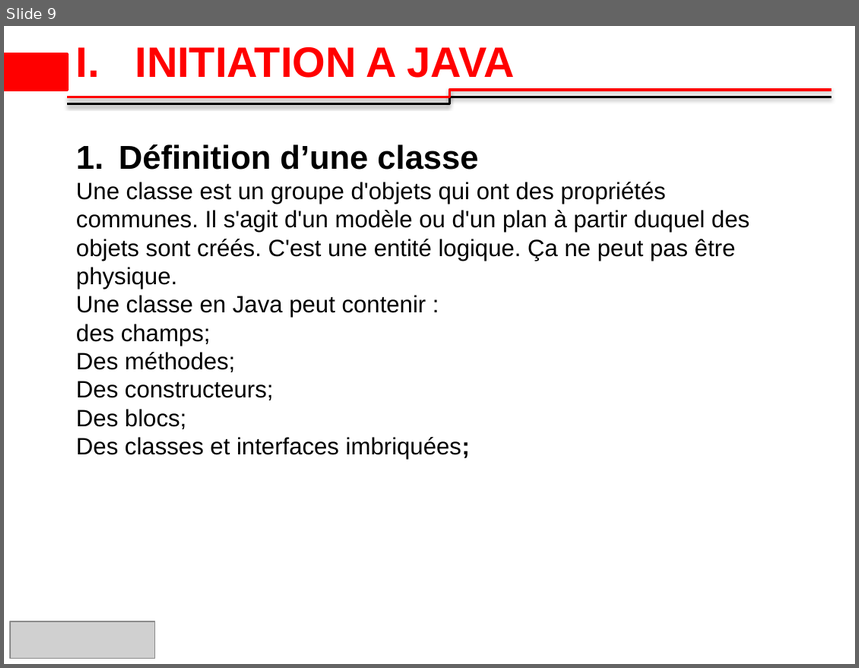
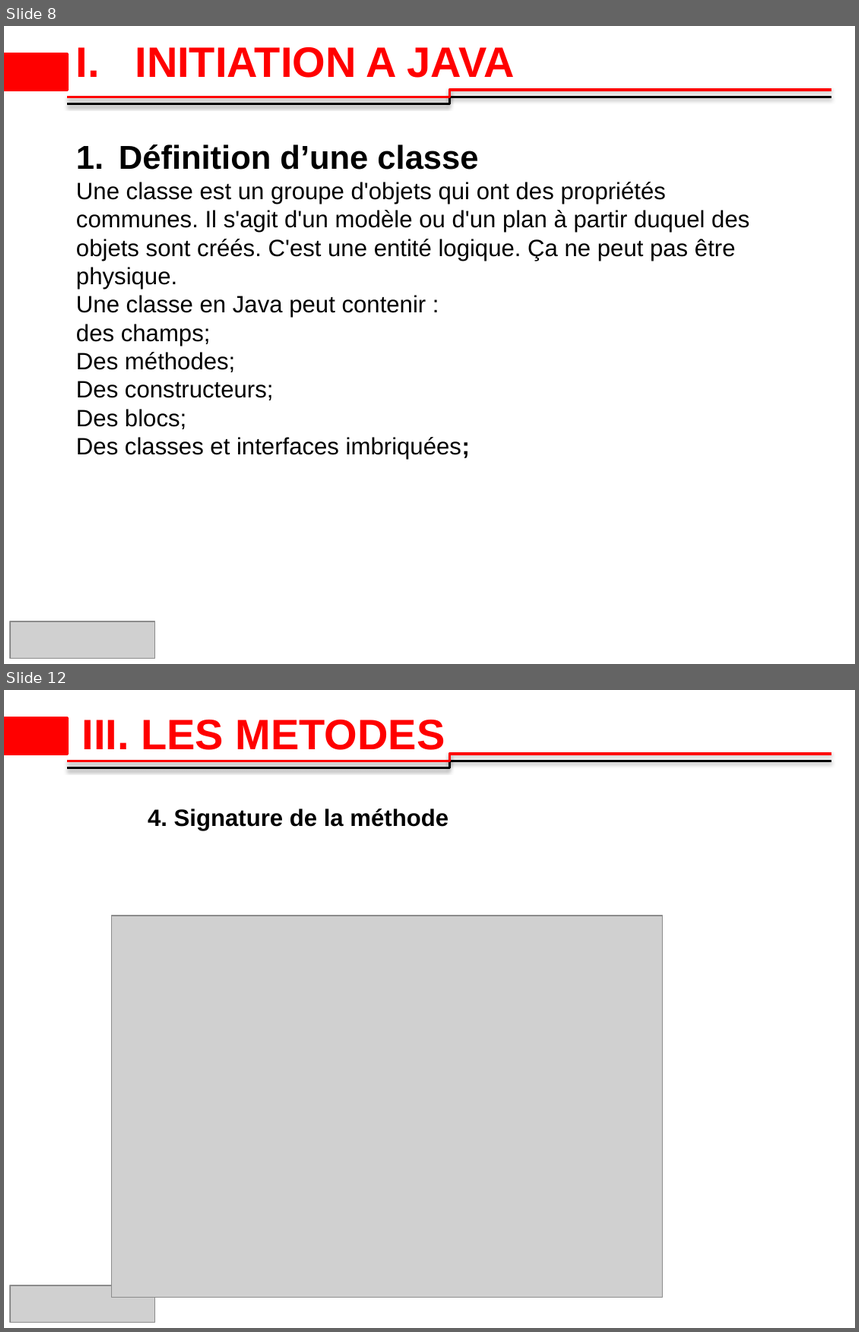
Before and after one commit to 2losky/Poo_Java, a slide deck: java-oop latest.pptx. Shown one above the other, each under a label of ours: slide 9 before the commit, slides 8 and 12 after it; the slides between them are not shown. The pictures are 859x668 and 859x1332 pixels, drawn with LibreOffice and Linux fonts; fonts in the diff are those of the drawing; grey boxes stand for pictures; background and template pictures are left out. Boxes give left, top, right and bottom in pixels: in the first picture for what was removed or moved away, otherwise in the second. Text is boxed around its words. In the diff, an @@ line names an element or a change of style, - is before the commit and + after.

```diff
--- a/java-oop latest.pptx
+++ b/java-oop latest.pptx
@@ slide 12 added at box(4, 690, 855, 1328), background #FFFFFF; not listed: 3 template elements that a slide beside it also shows @@
@@ title added at box(82, 720, 446, 750), 36 pt, text #FF0000, bold @@
+III. LES METODES
@@ text added at box(148, 809, 449, 831), 20 pt, text #000000, bold @@
+4. Signature de la méthode
@@ picture added at box(111, 916, 663, 1297) @@
@@ picture added at box(10, 1286, 154, 1322) @@
@@ what was slide 9 is now slide 8 @@
```
Also in this commit, not shown: 2 slides changed, 9 other slides added, 1 slide removed, 2 other files.
